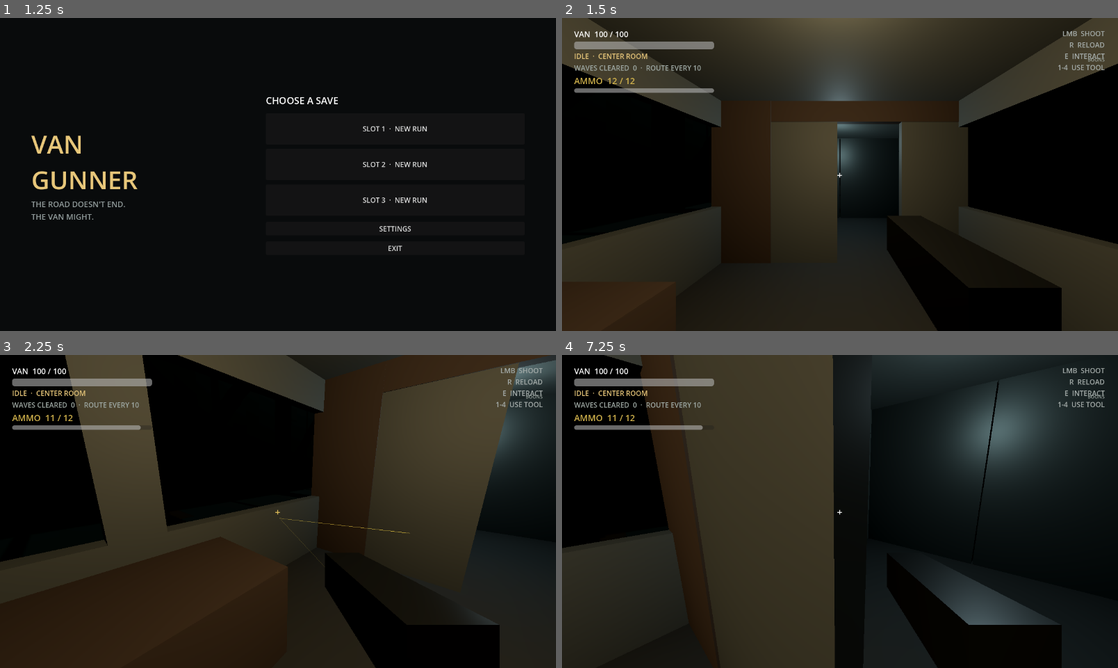
Above: before the commit, frames 1-4 (two rows, left to right).
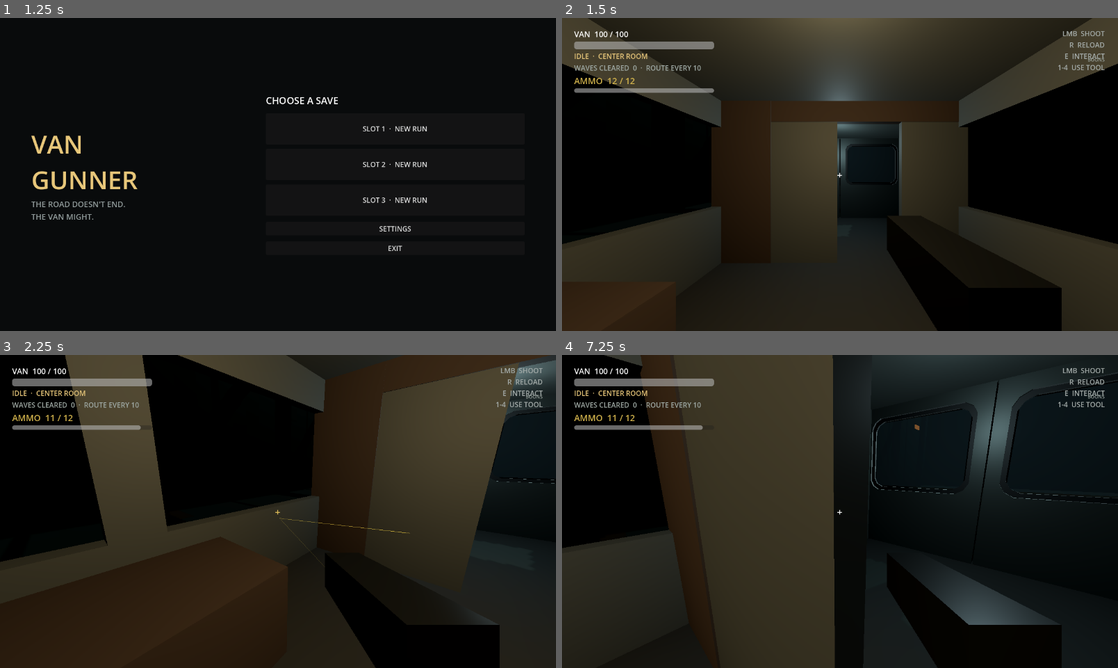
Above: after the commit, the same moments.

Repository: SebastianFreitas/van-gunner
Game: Godot game, scene res://scenes/boot/boot.tscn
Same seed, same stepped clock (60 frames per second), same inputs: the game is played once before the commit and once after it.
Inputs (mouse positions are in pixels of both pictures, inside the frame that each line leads up to):
- Up to frame 1 (1.25 s): tap Enter at 0.5 s; move the mouse to (400, 158) at 0.52 s; hold D (move_right) from 0.53 s (still down); hold E (interact) from 0.53 s (still down)
- Up to frame 2 (1.5 s): release D (move_right) at 1.25 s; release E (interact) at 1.25 s; click "SLOT 1 · NEW RUN" at 1.25 s
- Up to frame 3 (2.25 s): tap Space at 2 s; move the mouse to (250, 511) at 2.02 s; hold W (move_forward) from 2.03 s (still down); click (250, 511) at 2.1 s
- Up to frame 4 (7.25 s): move the mouse to (851, 505) at 2.77 s; hold 1 (use_slot_1) 2.78-3.53 s; tap Enter at 3.5, 5 s; move the mouse to (834, 517) at 3.52 s; tap 2 (use_slot_2) at 3.6 s; tap Space at 4.25, 5.75 s; move the mouse to (878, 514) at 4.27 s; hold 3 (use_slot_3) 4.28-5.03 s; move the mouse to (795, 508) at 5.02 s; tap 4 (use_slot_4) at 5.1 s; move the mouse to (845, 511) at 5.77 s; tap Tab at 5.85 s; move the mouse to (817, 505) at 6.52 s; release W (move_forward) at 6.53 s; hold D (move_right) from 6.53 s (still down); tap E (interact) at 6.6 s

Frame 1 is identical in both runs. In frame 2, 0.3% of the frame differs, in the area x 51-61%, y 40-54%; in frame 3, 0.7%; in frame 4, 3.0%, in the area x 55-100%, y 8-48%.

Commit message:
Add large rounded rear-door windows to the van.
Co-authored-by: Cursor <cursoragent@cursor.com>

Diff:
--- a/scenes/van/van.tscn
+++ b/scenes/van/van.tscn
@@ -64,14 +64,28 @@
 [sub_resource type="BoxShape3D" id="SidePillarShape"]
 size = Vector3(0.18, 1.5, 0.42)
 
-[sub_resource type="BoxMesh" id="RearDoorMesh"]
-size = Vector3(2.38, 3.1, 0.16)
-
 [sub_resource type="BoxShape3D" id="RearDoorLeafShape"]
 size = Vector3(2.38, 3.1, 0.16)
 
 [sub_resource type="BoxShape3D" id="RearDoorBlockerShape"]
 size = Vector3(2.38, 3.1, 0.32)
+
+[sub_resource type="StandardMaterial3D" id="RearWindowGlassMaterial"]
+transparency = 1
+albedo_color = Color(0.22, 0.32, 0.36, 0.42)
+metallic = 0.35
+roughness = 0.08
+rim_enabled = true
+rim = 0.35
+rim_tint = 0.4
+
+[sub_resource type="StandardMaterial3D" id="RearWindowFrameMaterial"]
+albedo_color = Color(0.04, 0.045, 0.05, 1)
+metallic = 0.55
+roughness = 0.55
+
+[sub_resource type="BoxMesh" id="RearWindowGlassMesh"]
+size = Vector3(1.8, 1.36, 0.04)
 
 [sub_resource type="BoxMesh" id="FrontPanelMesh"]
 size = Vector3(1.6, 2.65, 0.2)
@@ -254,10 +268,40 @@
 [node name="LeftHinge" type="Node3D" parent="TravelPath/VanFollow/VanRig/Interior/Shell/RearWall" unique_id=51340248]
 transform = Transform3D(1, 0, 0, 0, 1, 0, 0, 0, 1, -2.39, 1.55, 4.71)
 
-[node name="Panel" type="MeshInstance3D" parent="TravelPath/VanFollow/VanRig/Interior/Shell/RearWall/LeftHinge" unique_id=1668741396]
+[node name="Panel" type="CSGCombiner3D" parent="TravelPath/VanFollow/VanRig/Interior/Shell/RearWall/LeftHinge" unique_id=1668741396]
 transform = Transform3D(1, 0, 0, 0, 1, 0, 0, 0, 1, 1.19, 0, 0)
-material_override = SubResource("DoorMaterial")
-mesh = SubResource("RearDoorMesh")
+use_collision = false
+
+[node name="Body" type="CSGBox3D" parent="TravelPath/VanFollow/VanRig/Interior/Shell/RearWall/LeftHinge/Panel"]
+material = SubResource("DoorMaterial")
+size = Vector3(2.38, 3.1, 0.16)
+
+[node name="WindowCut" type="CSGPolygon3D" parent="TravelPath/VanFollow/VanRig/Interior/Shell/RearWall/LeftHinge/Panel"]
+transform = Transform3D(1, 0, 0, 0, 1, 0, 0, 0, 1, 0, 0.48, 0.14)
+operation = 2
+polygon = PackedVector2Array(-0.79, -0.775, -0.92, -0.7, -0.99, -0.575, -0.99, 0.575, -0.92, 0.7, -0.79, 0.775, 0.79, 0.775, 0.92, 0.7, 0.99, 0.575, 0.99, -0.575, 0.92, -0.7, 0.79, -0.775)
+depth = 0.28
+
+[node name="WindowFrame" type="CSGCombiner3D" parent="TravelPath/VanFollow/VanRig/Interior/Shell/RearWall/LeftHinge"]
+transform = Transform3D(1, 0, 0, 0, 1, 0, 0, 0, 1, 1.19, 0.48, 0.02)
+use_collision = false
+
+[node name="Outer" type="CSGPolygon3D" parent="TravelPath/VanFollow/VanRig/Interior/Shell/RearWall/LeftHinge/WindowFrame"]
+material = SubResource("RearWindowFrameMaterial")
+polygon = PackedVector2Array(-0.86, -0.845, -1.0, -0.76, -1.07, -0.62, -1.07, 0.62, -1.0, 0.76, -0.86, 0.845, 0.86, 0.845, 1.0, 0.76, 1.07, 0.62, 1.07, -0.62, 1.0, -0.76, 0.86, -0.845)
+depth = 0.05
+
+[node name="InnerCut" type="CSGPolygon3D" parent="TravelPath/VanFollow/VanRig/Interior/Shell/RearWall/LeftHinge/WindowFrame"]
+transform = Transform3D(1, 0, 0, 0, 1, 0, 0, 0, 1, 0, 0, 0.01)
+operation = 2
+polygon = PackedVector2Array(-0.72, -0.705, -0.85, -0.64, -0.92, -0.52, -0.92, 0.52, -0.85, 0.64, -0.72, 0.705, 0.72, 0.705, 0.85, 0.64, 0.92, 0.52, 0.92, -0.52, 0.85, -0.64, 0.72, -0.705)
+depth = 0.08
+
+[node name="WindowGlass" type="MeshInstance3D" parent="TravelPath/VanFollow/VanRig/Interior/Shell/RearWall/LeftHinge"]
+transform = Transform3D(1, 0, 0, 0, 1, 0, 0, 0, 1, 1.19, 0.48, 0)
+material_override = SubResource("RearWindowGlassMaterial")
+cast_shadow = 0
+mesh = SubResource("RearWindowGlassMesh")
 
 [node name="Interact" type="StaticBody3D" parent="TravelPath/VanFollow/VanRig/Interior/Shell/RearWall/LeftHinge" unique_id=1668741397]
 transform = Transform3D(1, 0, 0, 0, 1, 0, 0, 0, 1, 1.19, 0, 0)
@@ -272,10 +316,40 @@
 [node name="RightHinge" type="Node3D" parent="TravelPath/VanFollow/VanRig/Interior/Shell/RearWall" unique_id=1576193080]
 transform = Transform3D(1, 0, 0, 0, 1, 0, 0, 0, 1, 2.39, 1.55, 4.71)
 
-[node name="Panel" type="MeshInstance3D" parent="TravelPath/VanFollow/VanRig/Interior/Shell/RearWall/RightHinge" unique_id=1788784776]
+[node name="Panel" type="CSGCombiner3D" parent="TravelPath/VanFollow/VanRig/Interior/Shell/RearWall/RightHinge" unique_id=1788784776]
 transform = Transform3D(1, 0, 0, 0, 1, 0, 0, 0, 1, -1.19, 0, 0)
-material_override = SubResource("DoorMaterial")
-mesh = SubResource("RearDoorMesh")
+use_collision = false
+
+[node name="Body" type="CSGBox3D" parent="TravelPath/VanFollow/VanRig/Interior/Shell/RearWall/RightHinge/Panel"]
+material = SubResource("DoorMaterial")
+size = Vector3(2.38, 3.1, 0.16)
+
+[node name="WindowCut" type="CSGPolygon3D" parent="TravelPath/VanFollow/VanRig/Interior/Shell/RearWall/RightHinge/Panel"]
+transform = Transform3D(1, 0, 0, 0, 1, 0, 0, 0, 1, 0, 0.48, 0.14)
+operation = 2
+polygon = PackedVector2Array(-0.79, -0.775, -0.92, -0.7, -0.99, -0.575, -0.99, 0.575, -0.92, 0.7, -0.79, 0.775, 0.79, 0.775, 0.92, 0.7, 0.99, 0.575, 0.99, -0.575, 0.92, -0.7, 0.79, -0.775)
+depth = 0.28
+
+[node name="WindowFrame" type="CSGCombiner3D" parent="TravelPath/VanFollow/VanRig/Interior/Shell/RearWall/RightHinge"]
+transform = Transform3D(1, 0, 0, 0, 1, 0, 0, 0, 1, -1.19, 0.48, 0.02)
+use_collision = false
+
+[node name="Outer" type="CSGPolygon3D" parent="TravelPath/VanFollow/VanRig/Interior/Shell/RearWall/RightHinge/WindowFrame"]
+material = SubResource("RearWindowFrameMaterial")
+polygon = PackedVector2Array(-0.86, -0.845, -1.0, -0.76, -1.07, -0.62, -1.07, 0.62, -1.0, 0.76, -0.86, 0.845, 0.86, 0.845, 1.0, 0.76, 1.07, 0.62, 1.07, -0.62, 1.0, -0.76, 0.86, -0.845)
+depth = 0.05
+
+[node name="InnerCut" type="CSGPolygon3D" parent="TravelPath/VanFollow/VanRig/Interior/Shell/RearWall/RightHinge/WindowFrame"]
+transform = Transform3D(1, 0, 0, 0, 1, 0, 0, 0, 1, 0, 0, 0.01)
+operation = 2
+polygon = PackedVector2Array(-0.72, -0.705, -0.85, -0.64, -0.92, -0.52, -0.92, 0.52, -0.85, 0.64, -0.72, 0.705, 0.72, 0.705, 0.85, 0.64, 0.92, 0.52, 0.92, -0.52, 0.85, -0.64, 0.72, -0.705)
+depth = 0.08
+
+[node name="WindowGlass" type="MeshInstance3D" parent="TravelPath/VanFollow/VanRig/Interior/Shell/RearWall/RightHinge"]
+transform = Transform3D(1, 0, 0, 0, 1, 0, 0, 0, 1, -1.19, 0.48, 0)
+material_override = SubResource("RearWindowGlassMaterial")
+cast_shadow = 0
+mesh = SubResource("RearWindowGlassMesh")
 
 [node name="Interact" type="StaticBody3D" parent="TravelPath/VanFollow/VanRig/Interior/Shell/RearWall/RightHinge" unique_id=1788784779]
 transform = Transform3D(1, 0, 0, 0, 1, 0, 0, 0, 1, -1.19, 0, 0)
